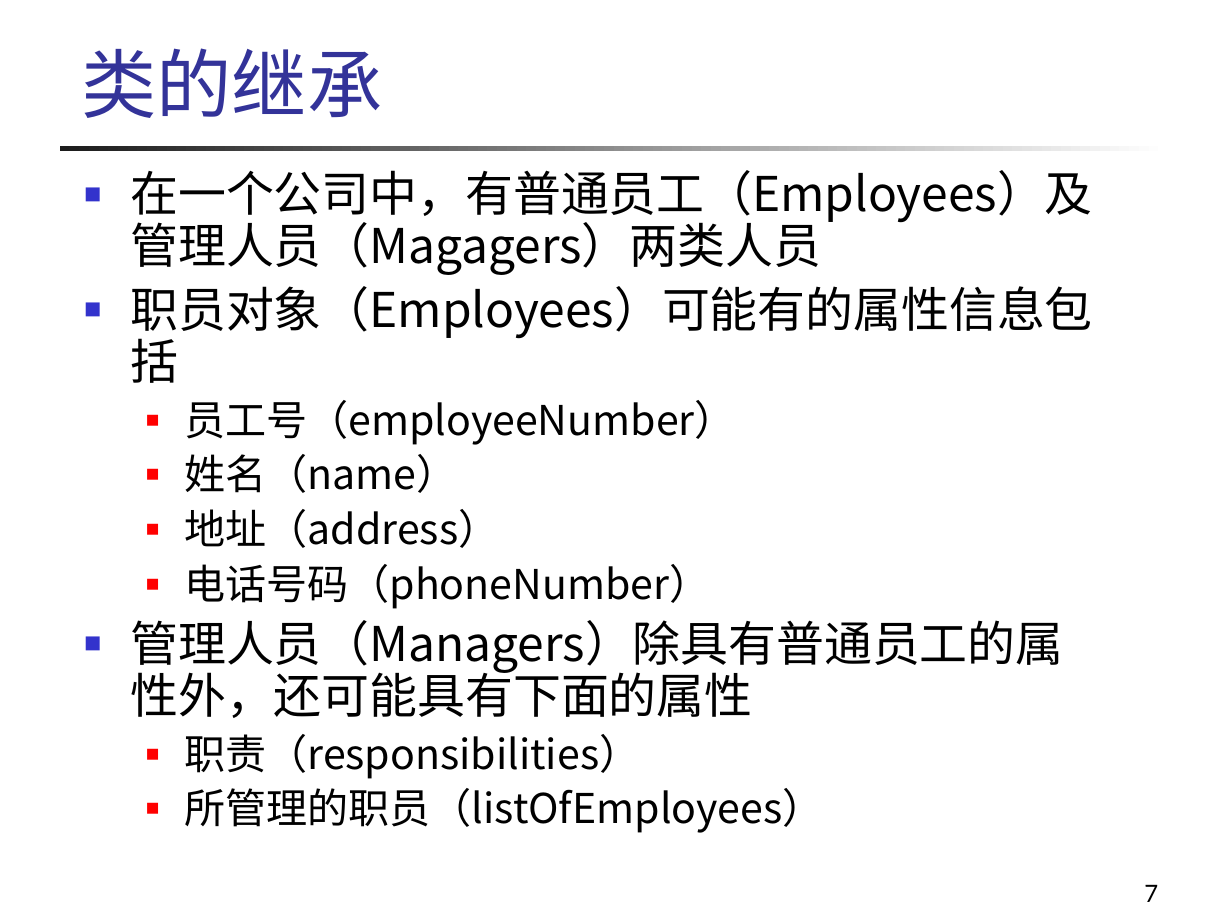
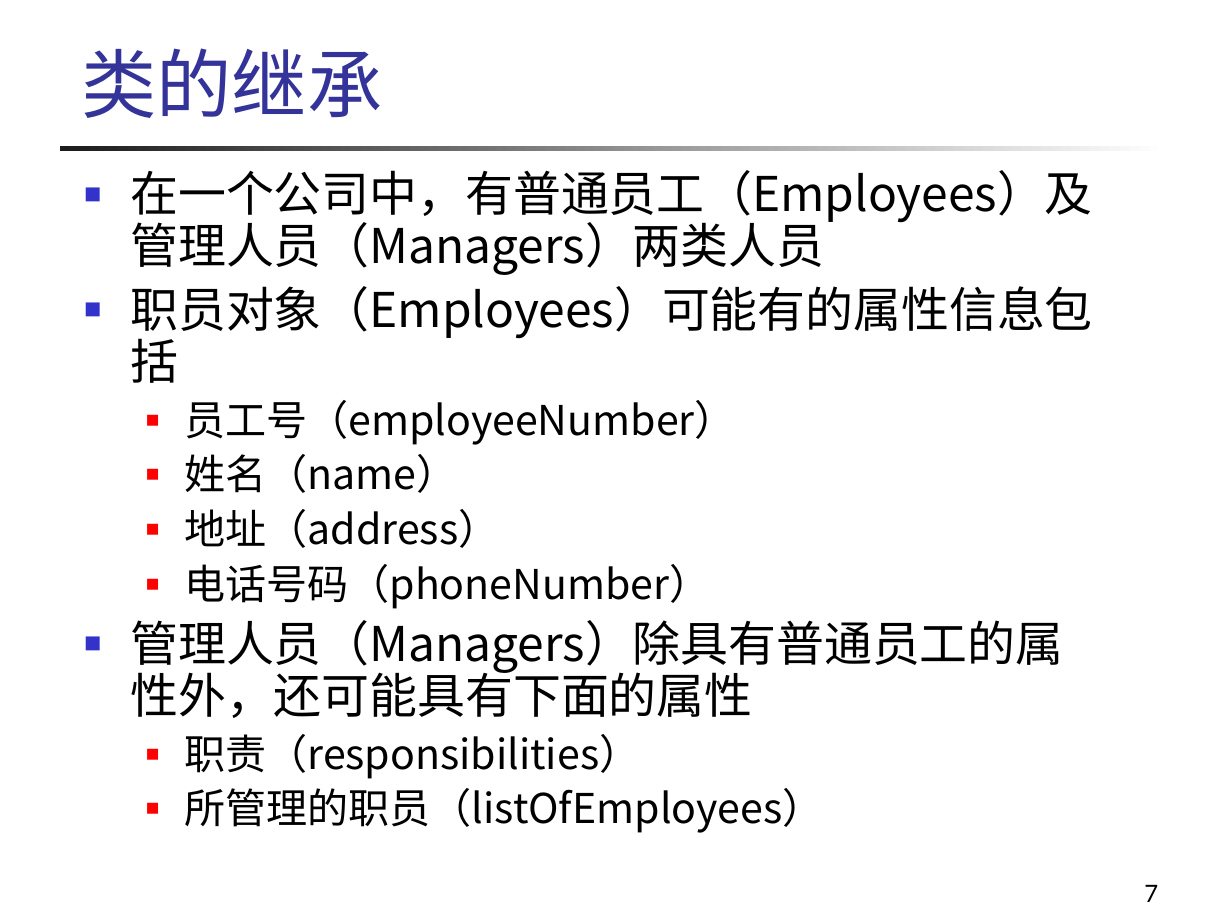
Before and after one commit to wangjin0818/Object_Oriented_Programming_2021, a slide deck: slide 7 of week 04/第04章-继承与多态.ppt. Drawn at 1232x924 pixels with LibreOffice and Linux fonts; fonts in the diff are those of the drawing; background and template pictures are left out. Boxes give left, top, right and bottom in pixels: in the first picture for what was removed or moved away, otherwise in the second. Text is boxed around its words. In the diff, an @@ line names an element or a change of style, - is before the commit and + after.

```diff
--- a/week 04/第04章-继承与多态.ppt
+++ b/week 04/第04章-继承与多态.ppt
@@ text at (x1=130, y1=170, x2=1092, y2=275): text changed @@
-■ 在一个公司中，有普通员工（Employees）及管理人员（Magagers）两类人员
+■ 在一个公司中，有普通员工（Employees）及管理人员（Managers）两类人员
```
Also in this commit, not shown: 5 other slides changed.
